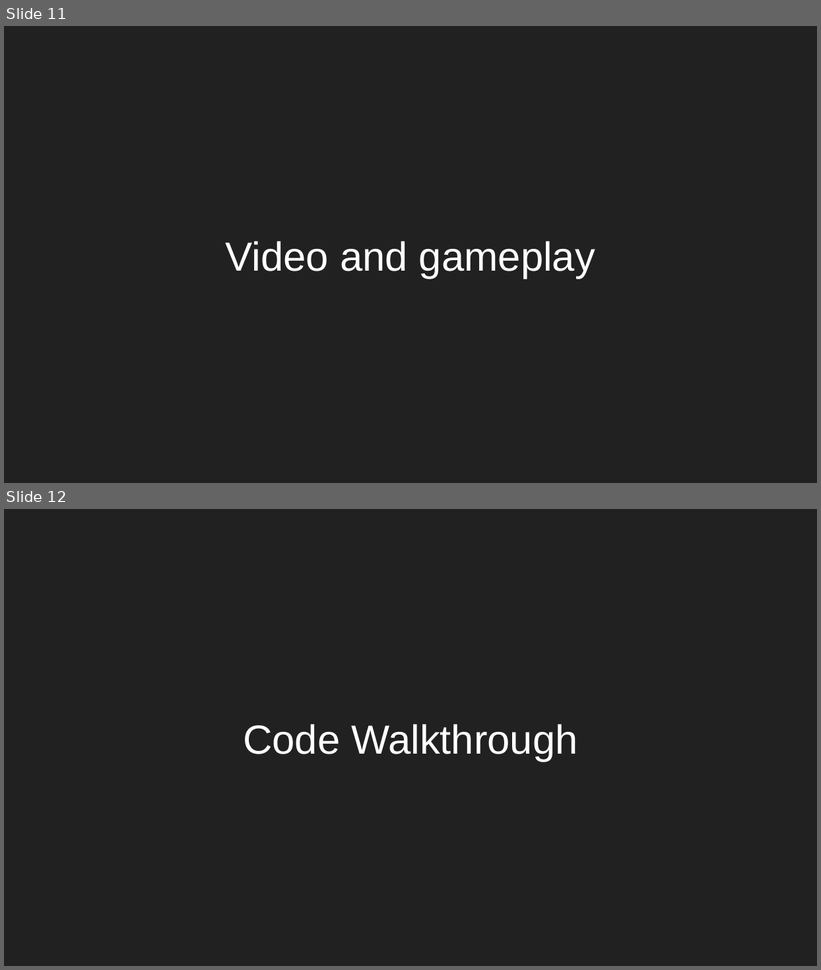
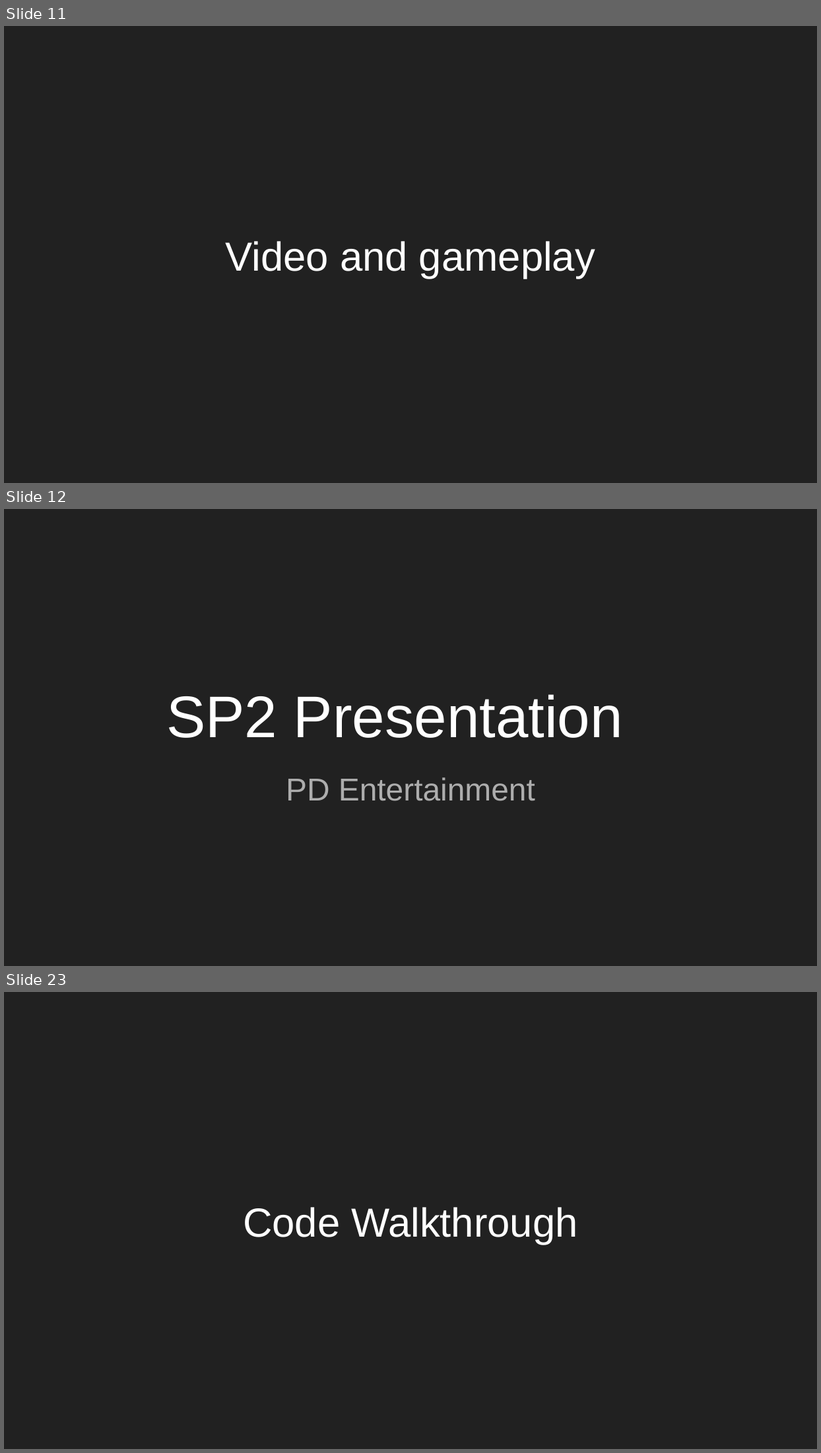
Before and after one commit to BuddhaProgram/SP2-PDEntertainment, a slide deck: ComGraphics/SP2 presentation.pptx. Shown one above the other, each under a label of ours: slides 11 and 12 before the commit, slides 11, 12 and 23 after it; the slides between them are not shown. The pictures are 821x970 and 821x1453 pixels, drawn with LibreOffice and Linux fonts; fonts in the diff are those of the drawing. Boxes give left, top, right and bottom in pixels: in the first picture for what was removed or moved away, otherwise in the second. Text is boxed around its words. In the diff, an @@ line names an element or a change of style, - is before the commit and + after.

```diff
--- a/ComGraphics/SP2 presentation.pptx
+++ b/ComGraphics/SP2 presentation.pptx
@@ slide 12 added at (x1=4, y1=509, x2=817, y2=966), background #212121 @@
@@ title added at (x1=166, y1=694, x2=623, y2=738), 52 pt, text #FFFFFF @@
+SP2 Presentation
@@ subtitle added at (x1=286, y1=778, x2=535, y2=801), 28 pt, text #ADADAD @@
+PD Entertainment
@@ what was slide 12 is now slide 23 @@
```
Also in this commit, not shown: 12 other slides added.
